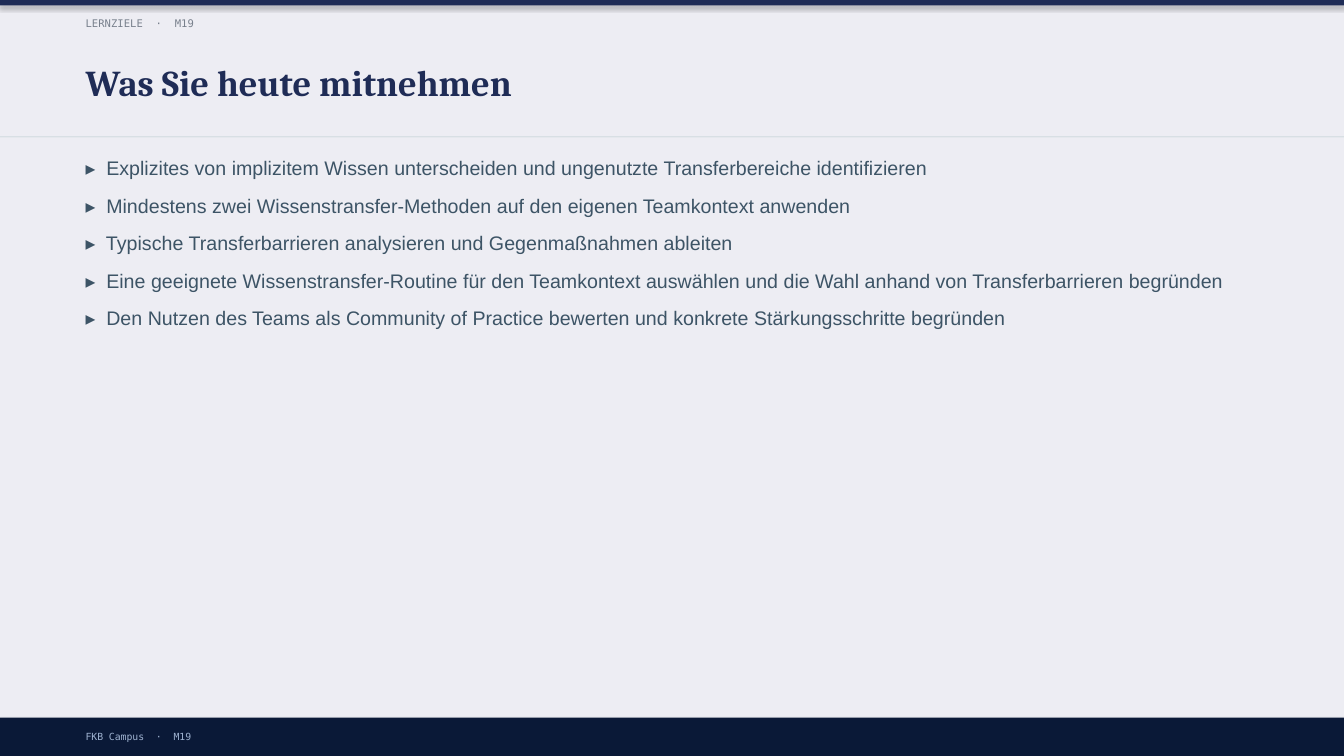
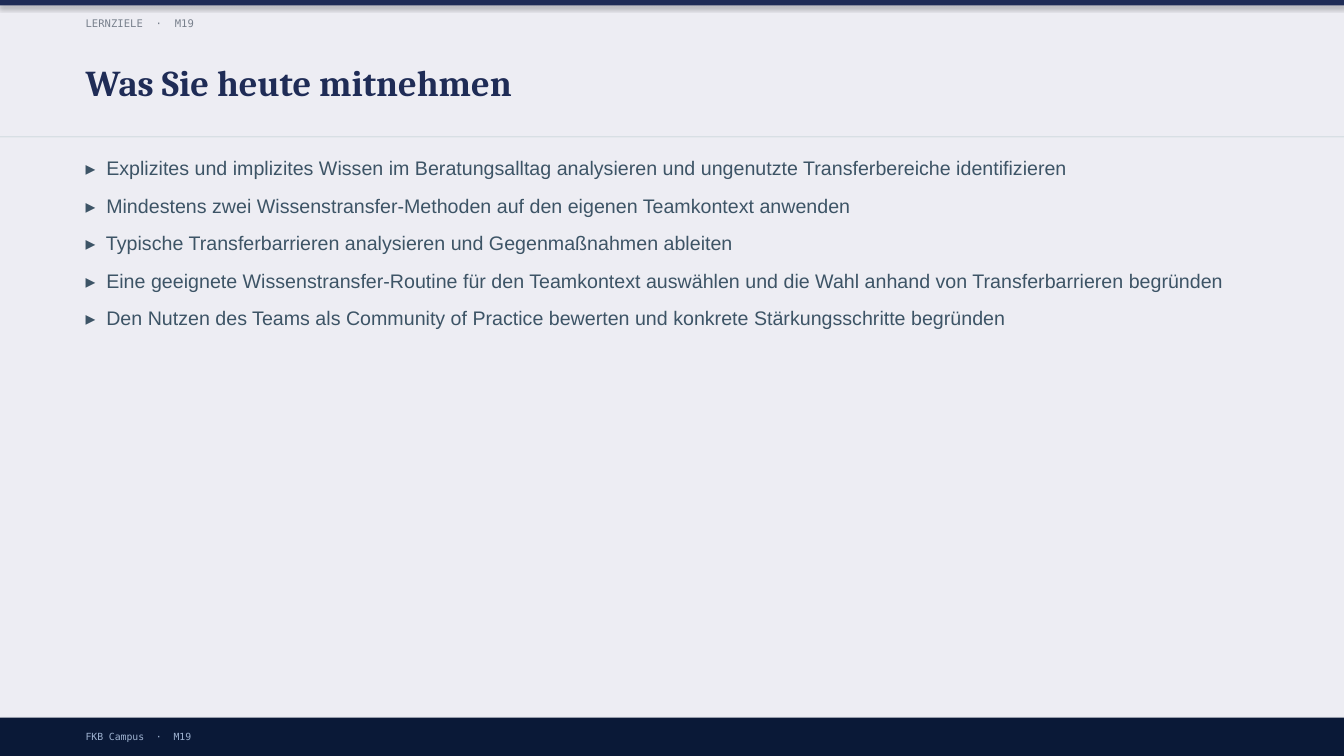
Before and after one commit to ck5rqc47pr-byte/firmenkundenakademie-online, a slide deck: slide 3 of protected-downloads/praesentation/M19.pptx. Drawn at 1344x756 pixels with LibreOffice and Linux fonts; fonts in the diff are those of the drawing. Boxes give left, top, right and bottom in pixels: in the first picture for what was removed or moved away, otherwise in the second. Text is boxed around its words. In the diff, an @@ line names an element or a change of style, - is before the commit and + after.

```diff
--- a/protected-downloads/praesentation/M19.pptx
+++ b/protected-downloads/praesentation/M19.pptx
@@ text at <box>106,161,1066,179</box>: text changed @@
-▸ Explizites von implizitem Wissen unterscheiden und ungenutzte Transferbereiche identifizieren
+▸ Explizites und implizites Wissen im Beratungsalltag analysieren und ungenutzte Transferbereiche identifizieren
```
Also in this commit, not shown: 1 other slide changed, 2 other files.
